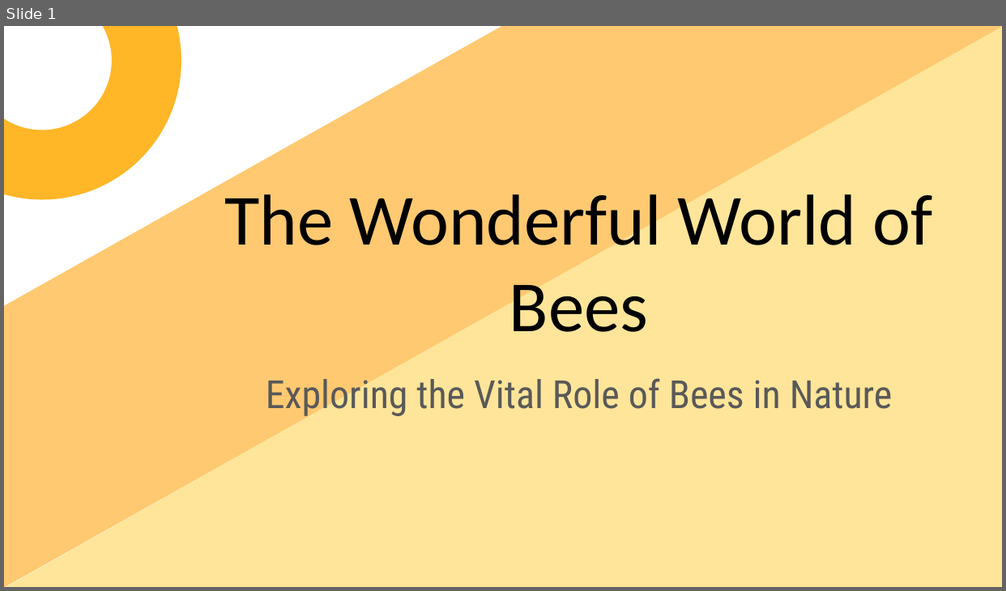
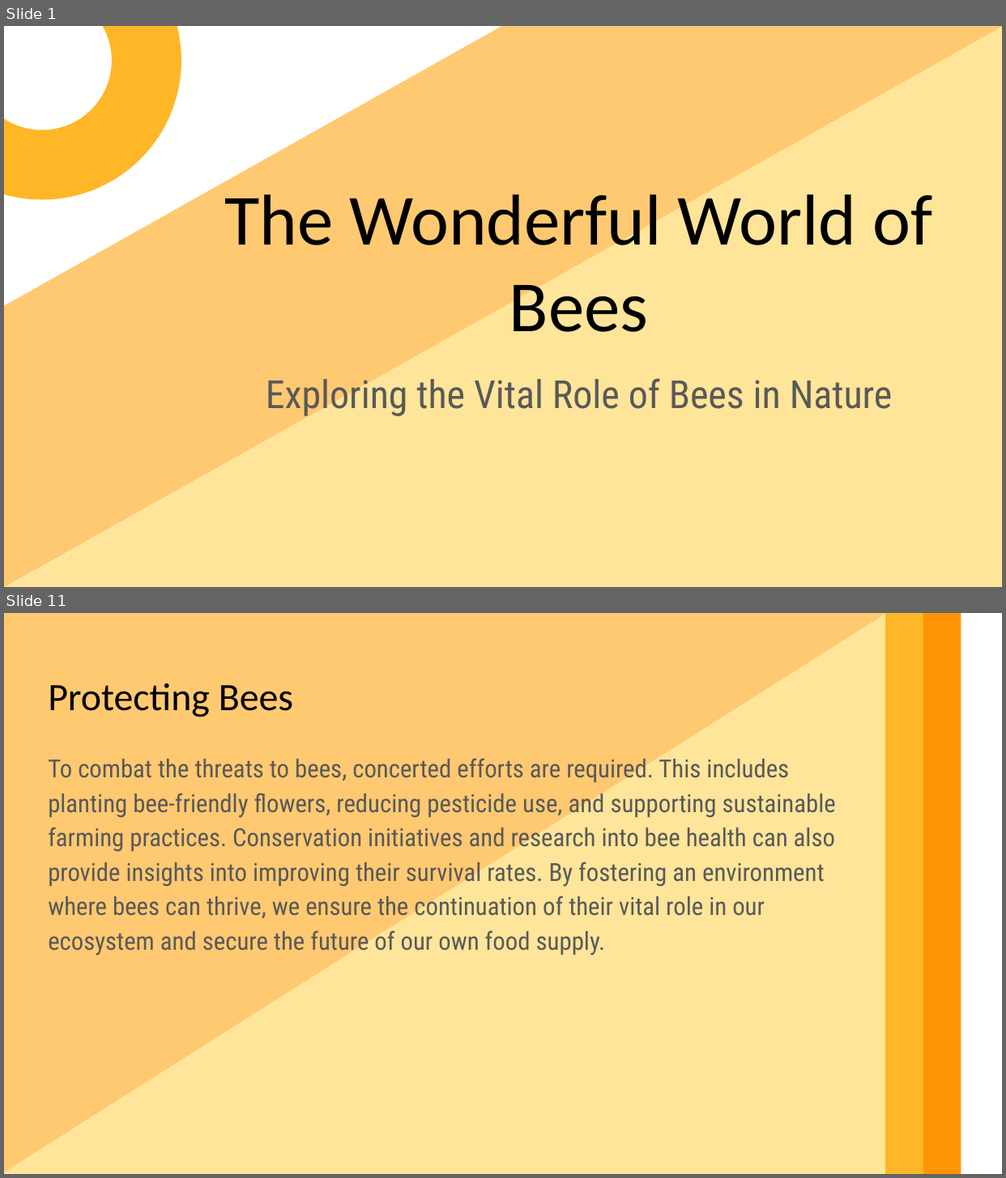
Before and after one commit to jeremyvet/ai-slides, a slide deck: cool.pptx. Shown one above the other, each under a label of ours: slide 1 before the commit, slides 1 and 11 after it; the slides between them are not shown. The pictures are 1006x591 and 1006x1178 pixels, drawn with LibreOffice and Linux fonts; fonts in the diff are those of the drawing. Boxes give left, top, right and bottom in pixels: in the first picture for what was removed or moved away, otherwise in the second. Text is boxed around its words. In the diff, an @@ line names an element or a change of style, - is before the commit and + after.

```diff
--- a/cool.pptx
+++ b/cool.pptx
@@ slide 11 added at (4, 613, 1002, 1174), background #FFFFFF @@
@@ rectangle added at (4, 613, 960, 1174), fill #FFC971 @@
@@ right triangle added at (4, 613, 887, 1174), fill #FFE599 @@
@@ rectangle added at (885, 613, 923, 1174), fill #FFB627 @@
@@ rectangle added at (923, 613, 961, 1174), fill #FF9505 @@
@@ text added at (48, 683, 293, 717), 28 pt, text #000000 @@
+Protecting Bees
@@ text added at (48, 758, 836, 956), 18 pt, text #595959 @@
+To combat the threats to bees, concerted efforts are required. This includes planting bee-friendly flowers, reducing pesticide use, and supporting sustainable farming practices. Conservation initiatives and research into bee health can also provide insights into improving their survival rates. By fostering an environment where bees can thrive, we ensure the continuation of their vital role in our ecosystem and secure the future of our own food supply.
```
Also in this commit, not shown: 5 slides changed, 4 other slides added, 2 other files.
